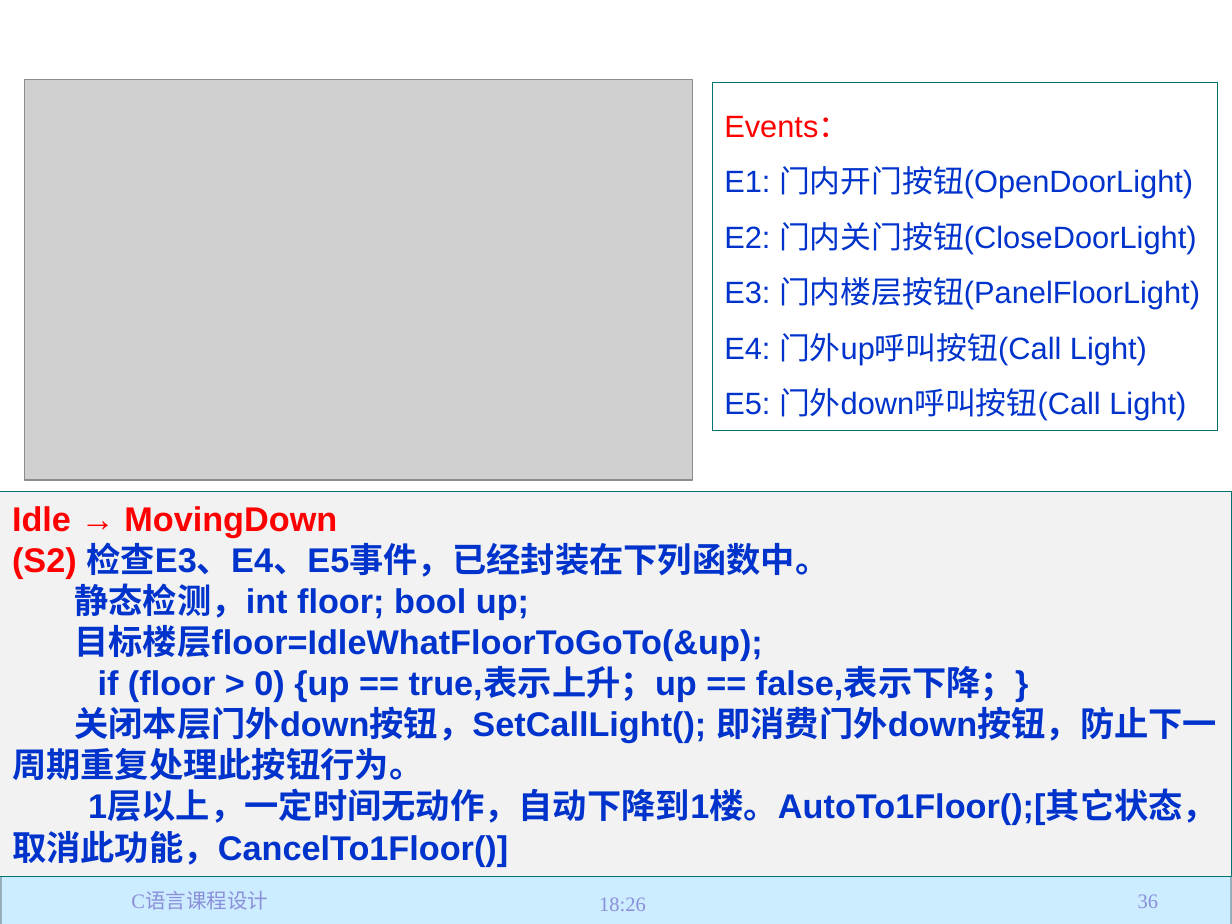
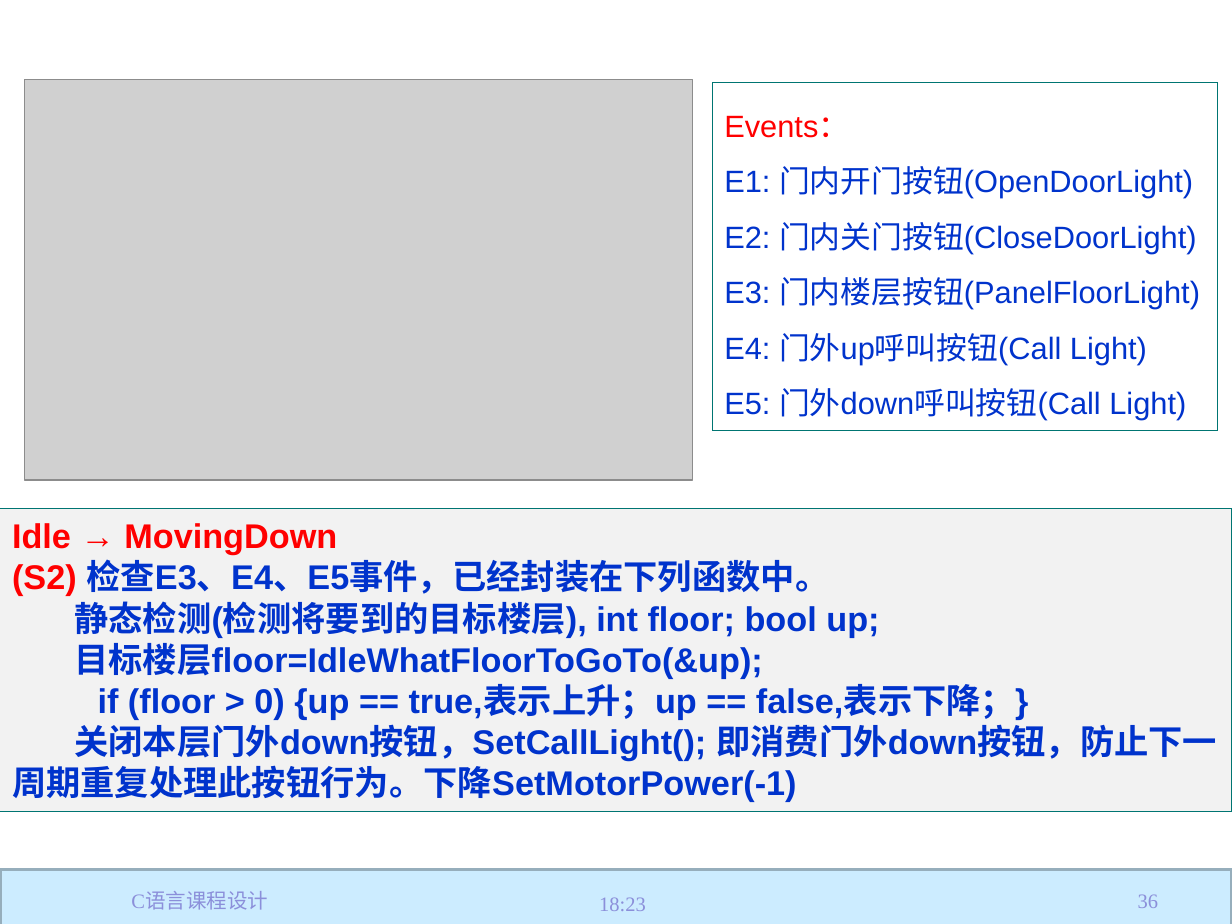
Before and after one commit to jtrfid/C-Repositories, a slide deck: slide 36 of 2017/C语言课程设计/C语言课程设计.pptx. Drawn at 1232x924 pixels with LibreOffice and Linux fonts; fonts in the diff are those of the drawing; grey boxes stand for pictures; background and template pictures are left out. Boxes give left, top, right and bottom in pixels: in the first picture for what was removed or moved away, otherwise in the second. Text is boxed around its words. In the diff, an @@ line names an element or a change of style, - is before the commit and + after.

```diff
--- a/2017/C语言课程设计/C语言课程设计.pptx
+++ b/2017/C语言课程设计/C语言课程设计.pptx
@@ rectangle "Idle → MovingDown": place and size @@
-rectangle "Idle → MovingDown" at (0, 492, 1232, 877)
+rectangle "Idle → MovingDown" at (0, 509, 1232, 812)
@@ text in rectangle at (74, 601, 879, 638): text changed @@
-静态检测，int floor; bool up;
+静态检测(检测将要到的目标楼层), int floor; bool up;
@@ text in rectangle at (12, 724, 1217, 802): text changed @@
-关闭本层门外down按钮，SetCallLight(); 即消费门外down按钮，防止下一周期重复处理此按钮行为。
-1层以上，一定时间无动作，自动下降到1楼。AutoTo1Floor();[其它状态，取消此功能，CancelTo1Floor()]
+关闭本层门外down按钮，SetCallLight(); 即消费门外down按钮，防止下一周期重复处理此按钮行为。下降SetMotorPower(-1)
@@ text at (599, 897, 646, 911): text changed @@
-18:26
+18:23
```
Also in this commit, not shown: 53 other slides changed, 3 slides added, 2 other files.
